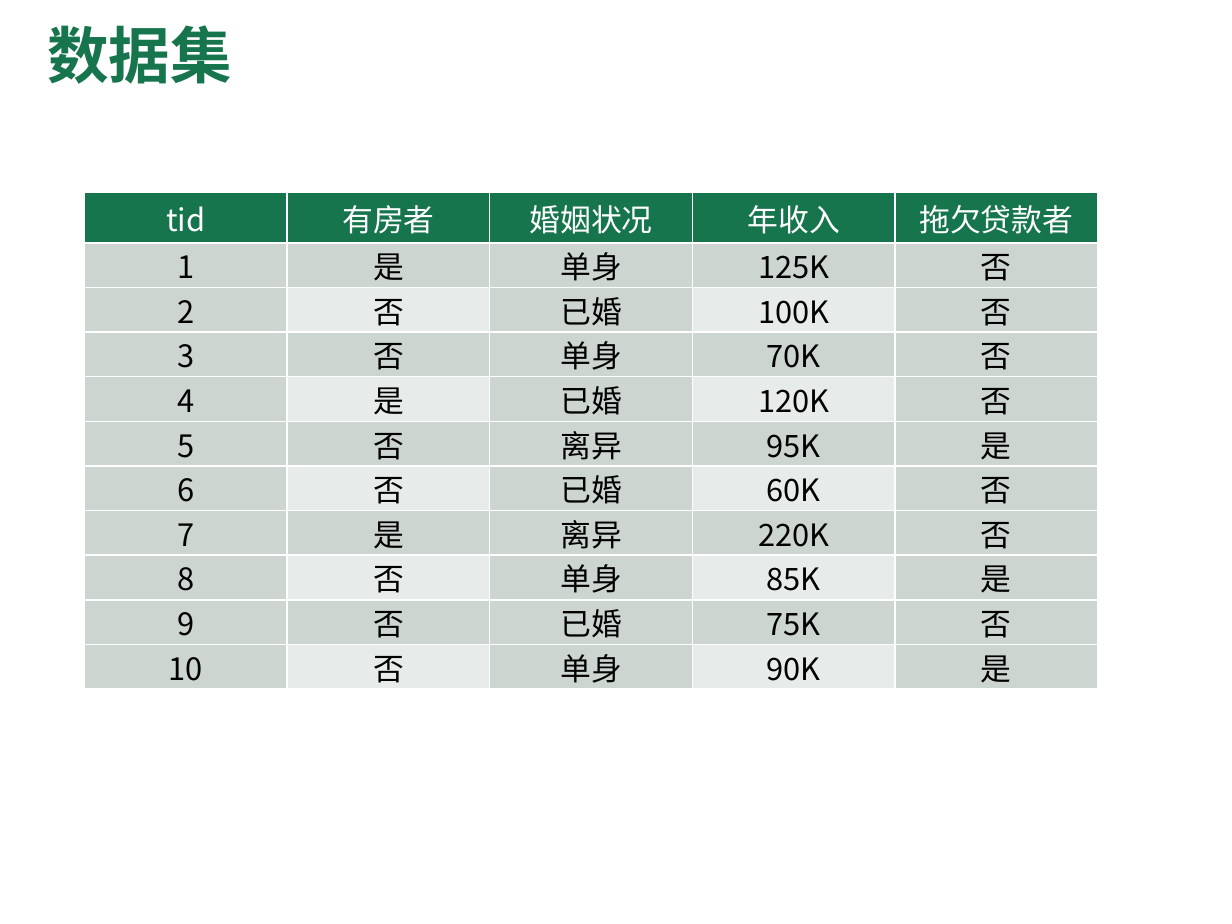
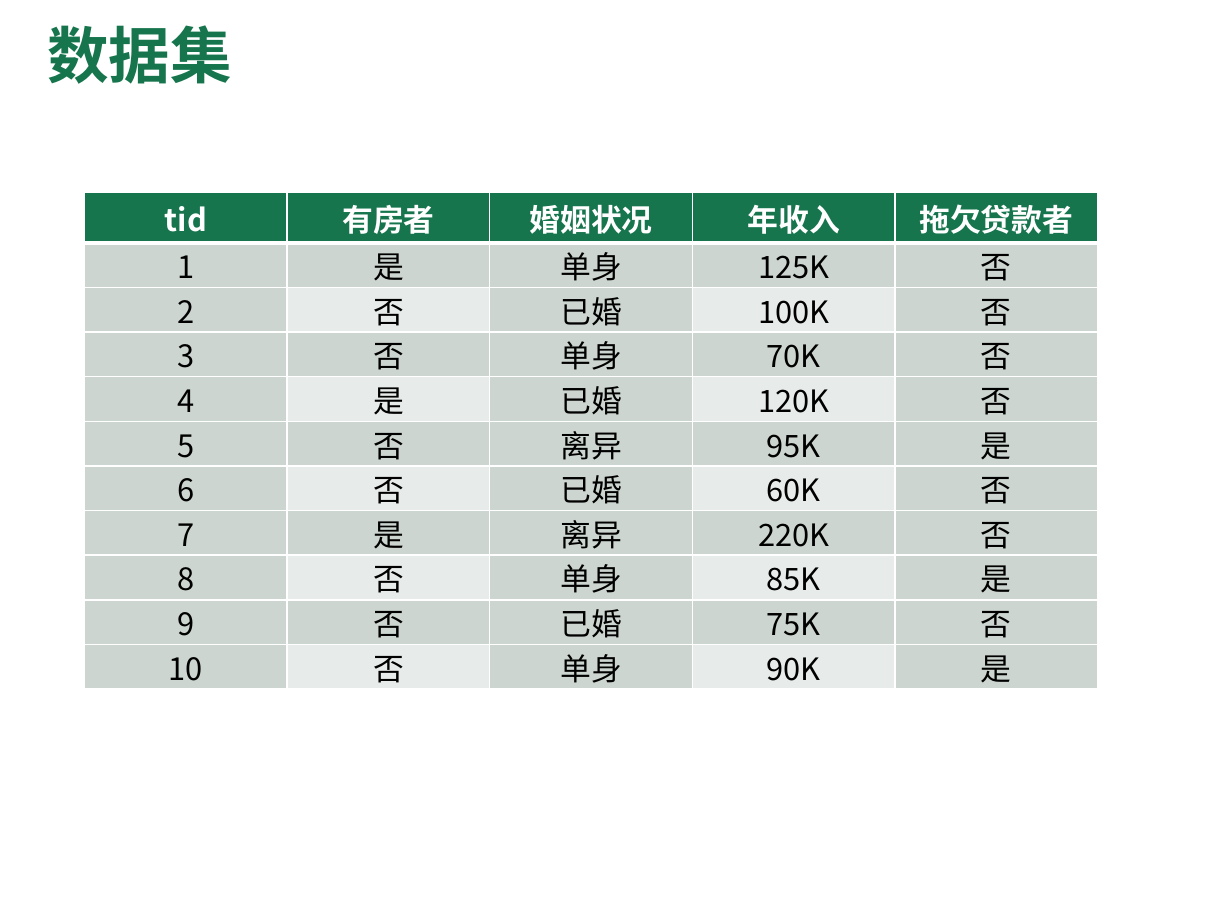
Before and after one commit to Aetik-yue/CQU_Study_Material, a slide deck: slide 24 of 机器学习/课件/ML-ch4-决策树.pptx. Drawn at 1232x924 pixels with LibreOffice and Linux fonts; fonts in the diff are those of the drawing; background and template pictures are left out. Boxes give left, top, right and bottom in pixels: in the first picture for what was removed or moved away, otherwise in the second. Text is boxed around its words. In the diff, an @@ line names an element or a change of style, - is before the commit and + after.

```diff
--- a/机器学习/课件/ML-ch4-决策树.pptx
+++ b/机器学习/课件/ML-ch4-决策树.pptx
@@ table at bbox=[85, 192, 1095, 687] @@
@@ bold on in "tid", "有房者", "婚姻状况", "年收入" and 1 more places @@
```
Also in this commit, not shown: 2 other slides changed, 22 other files.
